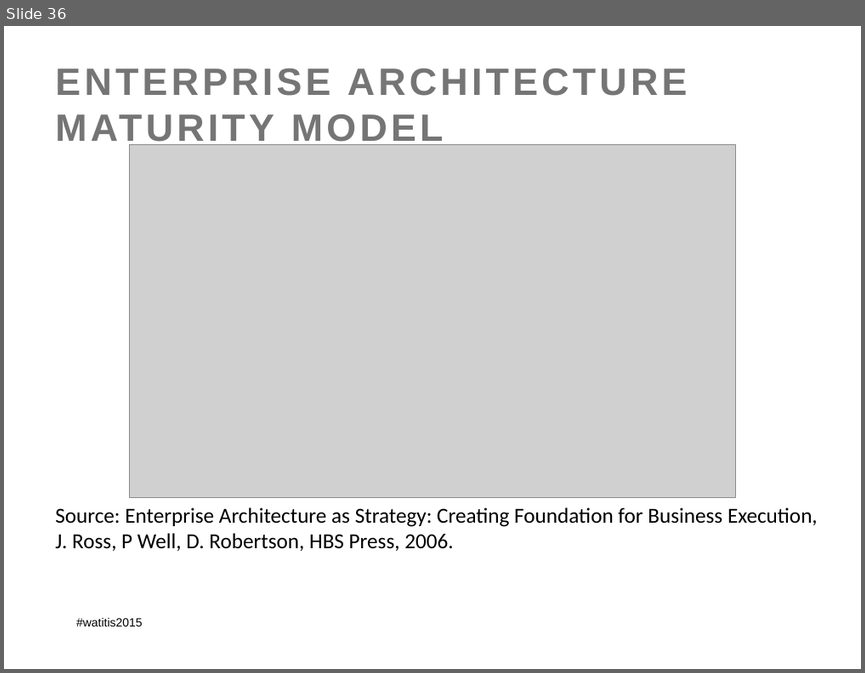
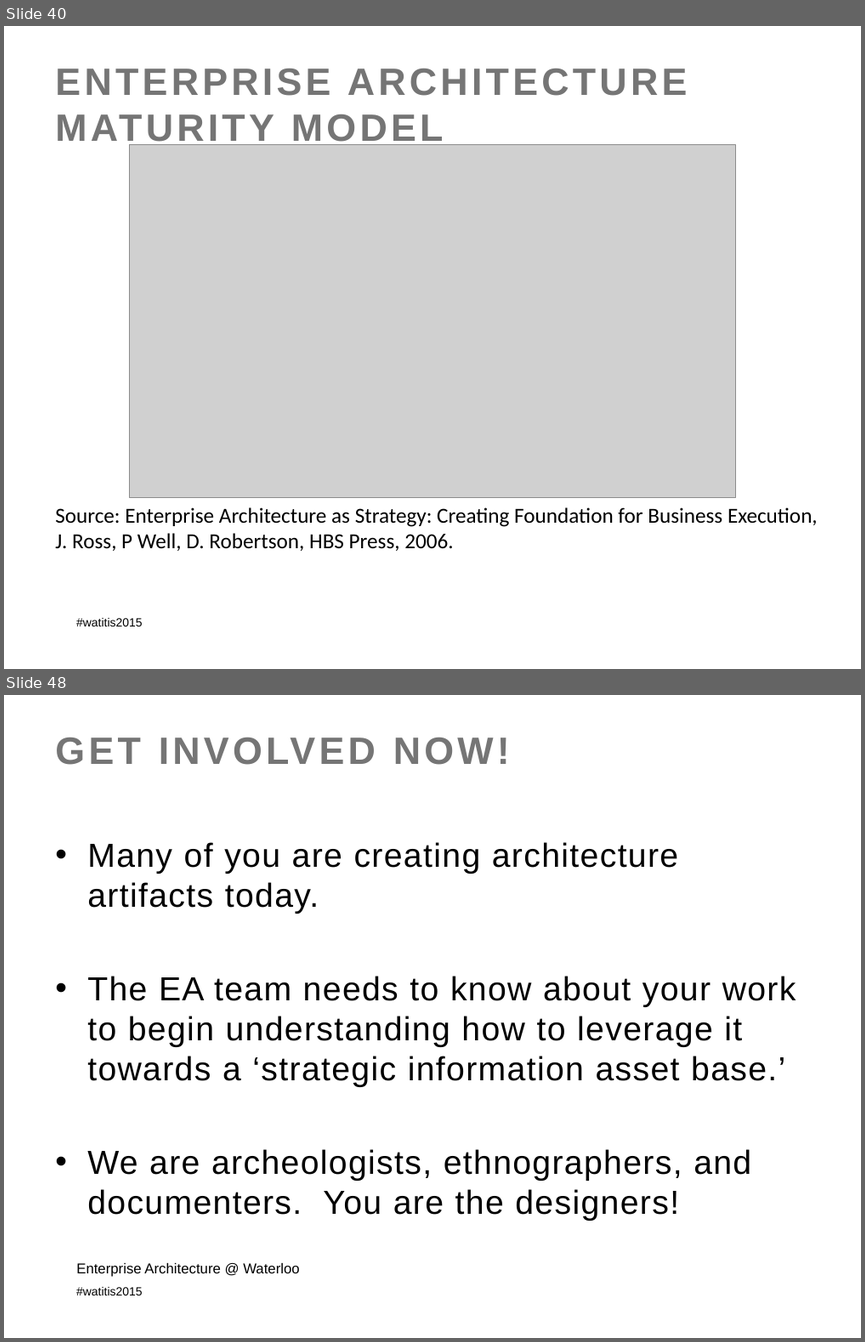
Before and after one commit to colinbellCA/presentation-istea-watitis2015, a slide deck: ISTEA-WatITis2015.pptx. Shown one above the other, each under a label of ours: slide 36 before the commit, slides 40 and 48 after it; the slides between them are not shown. The pictures are 865x673 and 865x1342 pixels, drawn with LibreOffice and Linux fonts; fonts in the diff are those of the drawing; grey boxes stand for pictures; background and template pictures are left out. Boxes give left, top, right and bottom in pixels: in the first picture for what was removed or moved away, otherwise in the second. Text is boxed around its words. In the diff, an @@ line names an element or a change of style, - is before the commit and + after.

```diff
--- a/ISTEA-WatITis2015.pptx
+++ b/ISTEA-WatITis2015.pptx
@@ slide 48 added at box(4, 695, 861, 1338), background picture (left out); not listed: 1 template element that a slide beside it also shows @@
@@ title added at box(55, 737, 510, 765), 32 pt, text #757575, bold @@
+GET INVOLVED NOW!
@@ text added at box(87, 842, 796, 1220), 28 pt, text #000000 @@
+• Many of you are creating architecture artifacts today.
+• The EA team needs to know about your work to begin understanding how to leverage it towards a ‘strategic information asset base.’
+• We are archeologists, ethnographers, and documenters. You are the designers!
@@ text added at box(76, 1263, 300, 1276), 12 pt, text #000000 @@
+Enterprise Architecture @ Waterloo
@@ what was slide 36 is now slide 40 @@
```
Also in this commit, not shown: 4 slides changed, 12 other slides added, 1 slide removed, 4 other files.
